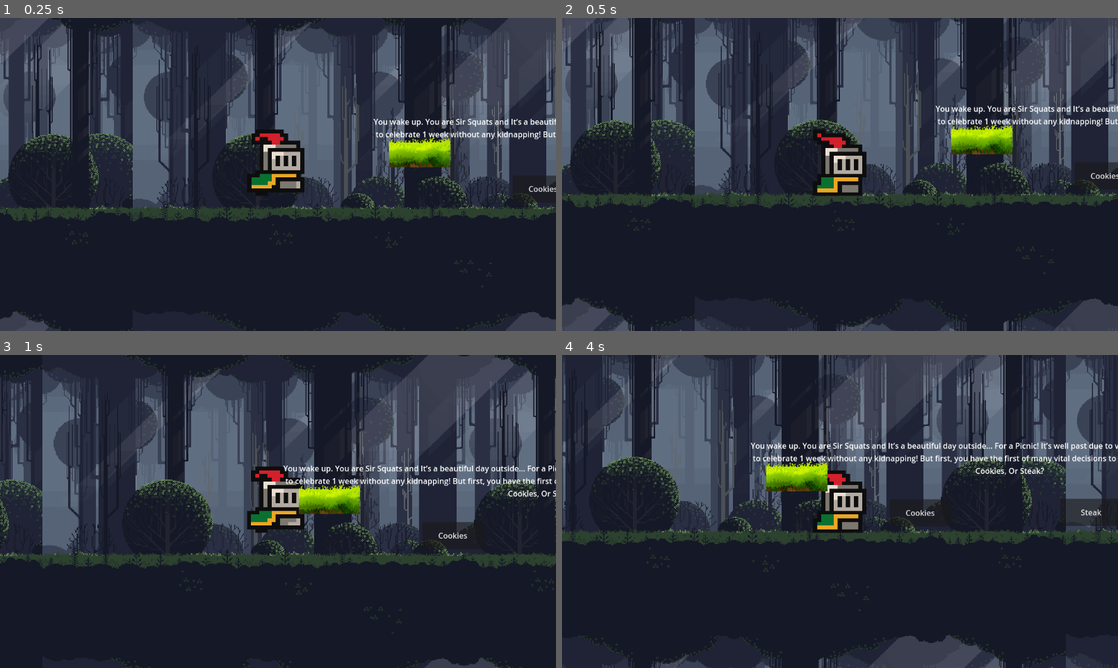
Above: before the commit, frames 1-4 (two rows, left to right).
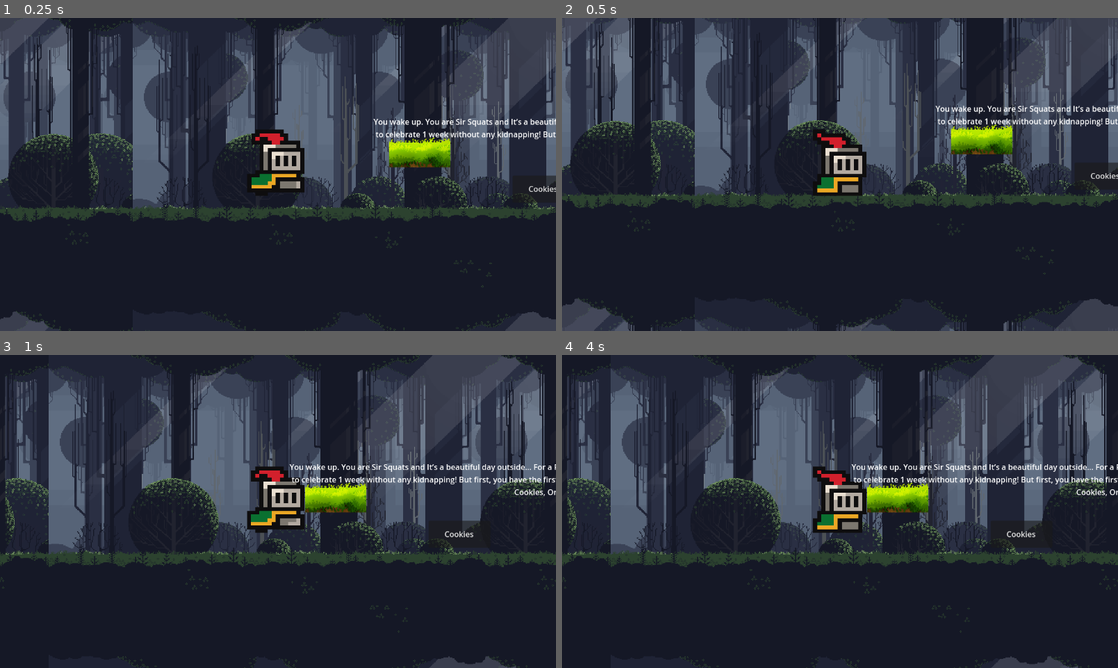
Above: after the commit, the same moments.

Repository: KingXaney/Puzzle-Pines
Game: Godot game, scene res://pines_main.tscn
Same seed, same stepped clock (60 frames per second), same inputs: the game is played once before the commit and once after it.
Inputs:
- Up to frame 1 (0.25 s): no input
- Up to frame 2 (0.5 s): no input
- Up to frame 3 (1 s): hold D (move_right) from 0.53 s (still down); tap Space (jump) at 0.77 s
- Up to frame 4 (4 s): tap Space (jump) at 1.52, 3.02, 3.77 s; release D (move_right) at 2.03 s; hold A (move_left) 2.03-2.78 s; hold D (move_right) from 2.78 s (still down)

Frame 1 is identical in both runs. In frame 2, 1.3% of the frame differs, in the area x 0-100%, y 0-100%; in frame 3, 17%; in frame 4, 44%.

Commit message:
edited player collision to platform more smoothly

Diff:
--- a/player.tscn
+++ b/player.tscn
@@ -156,9 +156,8 @@
 "speed": 10.0
 }]
 
-[sub_resource type="CapsuleShape2D" id="CapsuleShape2D_gcw2g"]
-radius = 5.0
-height = 10.0
+[sub_resource type="RectangleShape2D" id="RectangleShape2D_kphyu"]
+size = Vector2(12.8235, 15.1148)
 
 [node name="Player" type="CharacterBody2D"]
 position = Vector2(421, 145)
@@ -174,7 +173,7 @@
 metadata/_edit_group_ = true
 
 [node name="CollisionShape2D" type="CollisionShape2D" parent="."]
-position = Vector2(1, 1.90735e-06)
+position = Vector2(0.5, -18.625)
 scale = Vector2(8.5, 7.625)
-shape = SubResource("CapsuleShape2D_gcw2g")
+shape = SubResource("RectangleShape2D_kphyu")
 metadata/_edit_group_ = true
